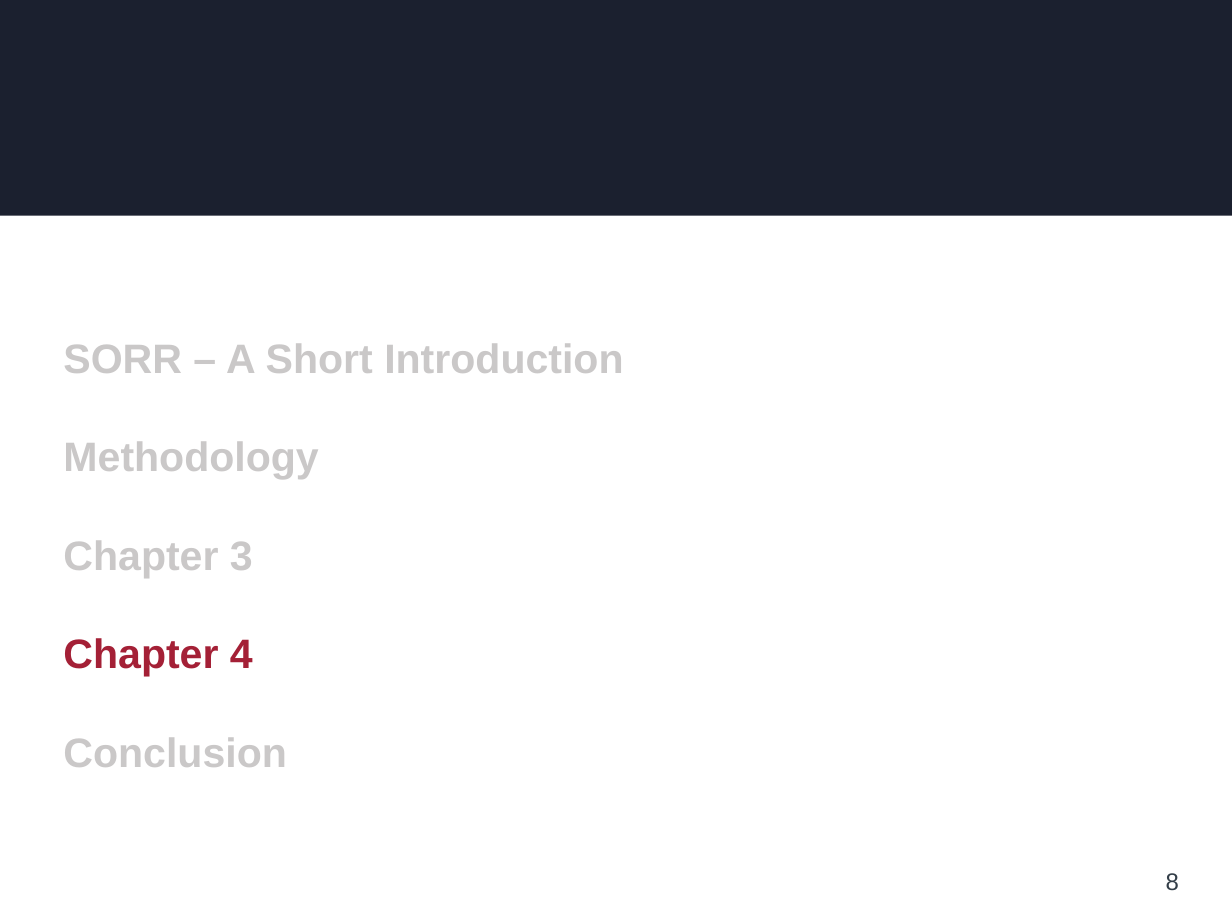
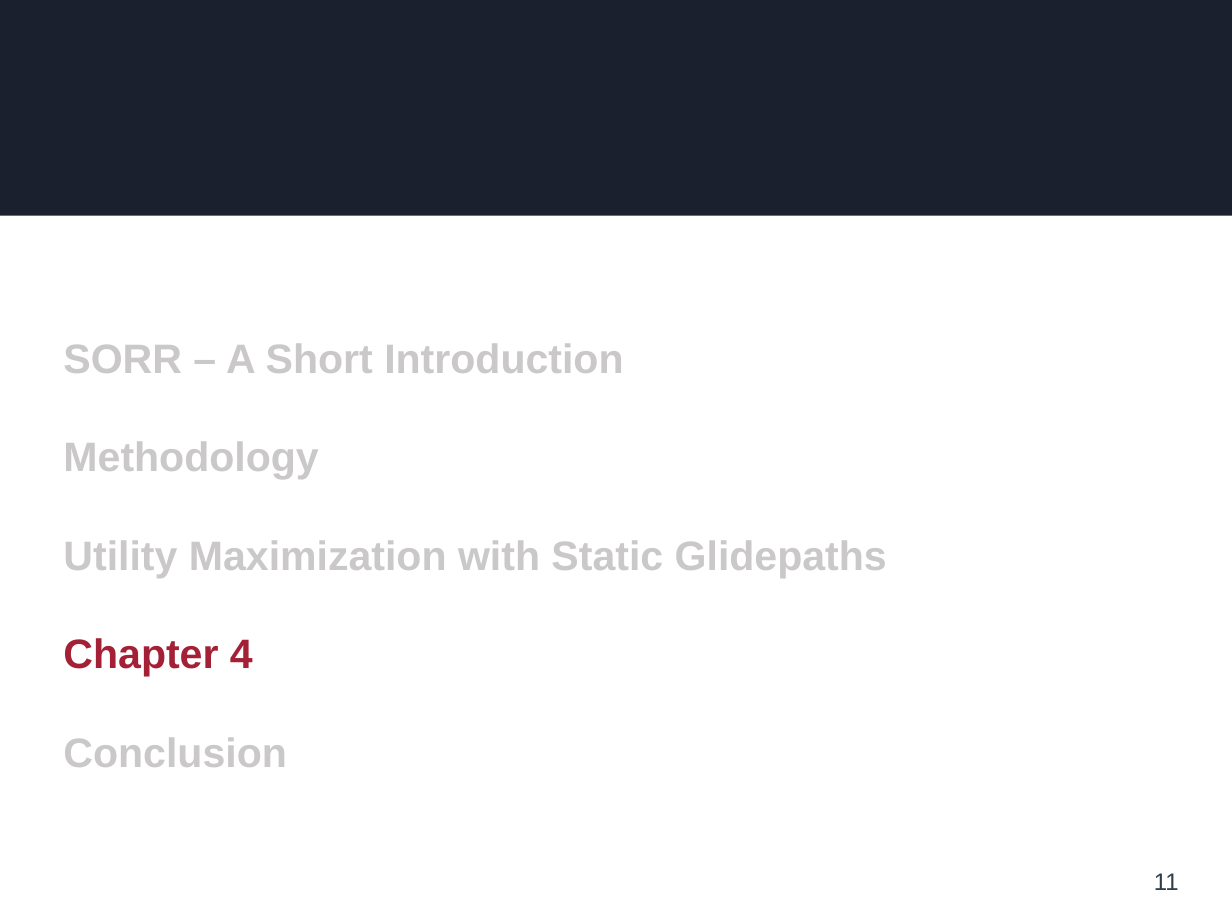
Before and after one commit to hermannviktor/15.451-Proseminar-IM, a slide deck: slide 11 of PPT_Presentation_v2.pptx (slide 8 before the commit). Drawn at 1232x924 pixels with LibreOffice and Linux fonts; fonts in the diff are those of the drawing; background and template pictures are left out. Boxes give left, top, right and bottom in pixels: in the first picture for what was removed or moved away, otherwise in the second. Text is boxed around its words. In the diff, an @@ line names an element or a change of style, - is before the commit and + after.

```diff
--- a/PPT_Presentation_v2.pptx
+++ b/PPT_Presentation_v2.pptx
@@ text at box(63, 540, 887, 578): text changed @@
-Chapter 3
+Utility Maximization with Static Glidepaths
@@ page number at box(1154, 873, 1179, 890): text changed @@
-8
+11
```
Also in this commit, not shown: 6 other slides changed, 3 slides added, 17 other files.
